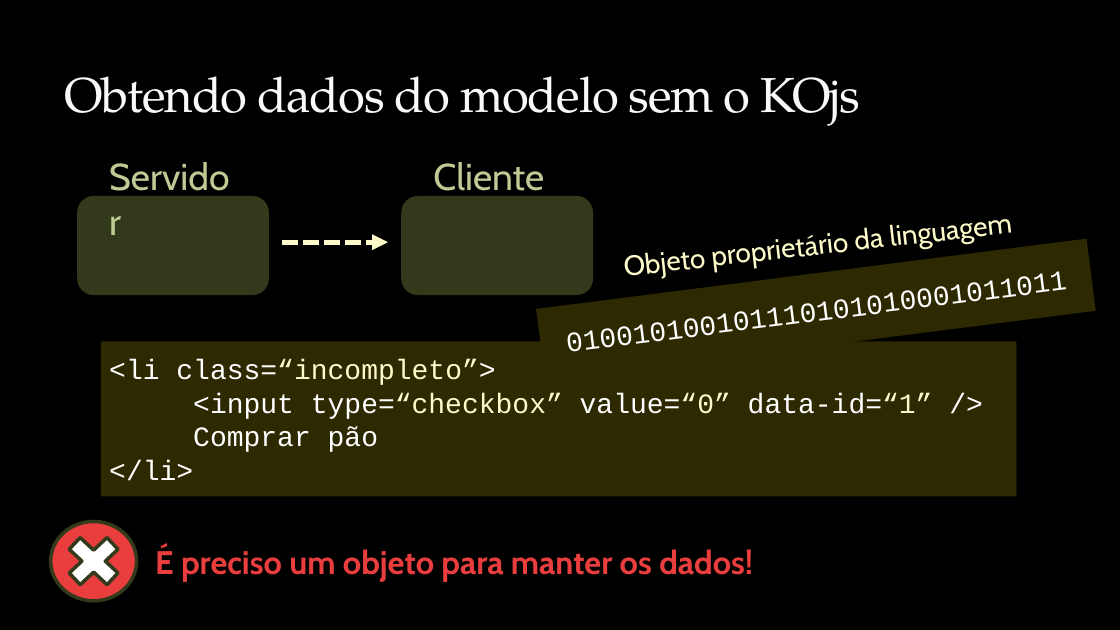
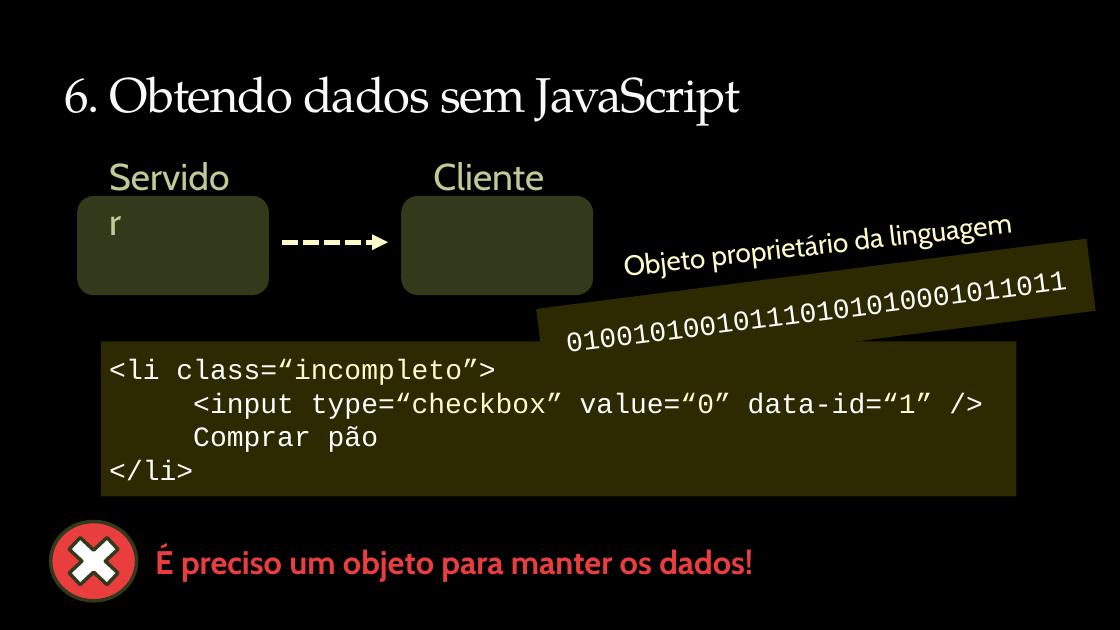
Before and after one commit to rodrigolessa/Sample.Kadastro.Knockout, a slide deck: slide 13 of Apresentacao.Knockout.JS/Knockout.JS.2014.04.pptx (slide 11 before the commit). Drawn at 1120x630 pixels with LibreOffice and Linux fonts; fonts in the diff are those of the drawing; background and template pictures are left out. Boxes give left, top, right and bottom in pixels: in the first picture for what was removed or moved away, otherwise in the second. Text is boxed around its words. In the diff, an @@ line names an element or a change of style, - is before the commit and + after.

```diff
--- a/Apresentacao.Knockout.JS/Knockout.JS.2014.04.pptx
+++ b/Apresentacao.Knockout.JS/Knockout.JS.2014.04.pptx
@@ title at (64,76,740,126): text changed @@
-Obtendo dados do modelo sem o KOjs
+6. Obtendo dados sem JavaScript
```
Also in this commit, not shown: 10 other slides changed, 3 slides added, 3 other files.
